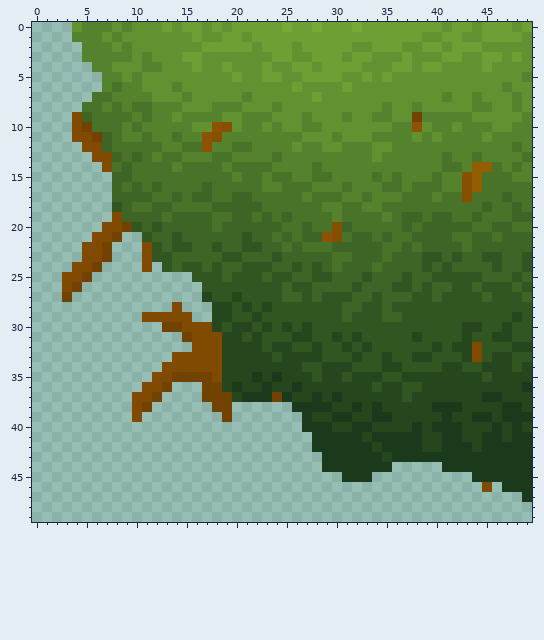
A pixel-art sprite gets an edit: resources/sprites/tiles/obstacles/yellowTree/bl.png. Above: the version before the commit.
The file is 50x50 pixels. Colours within 5 levels of each other are drawn and written as one.
The same view after the edit:
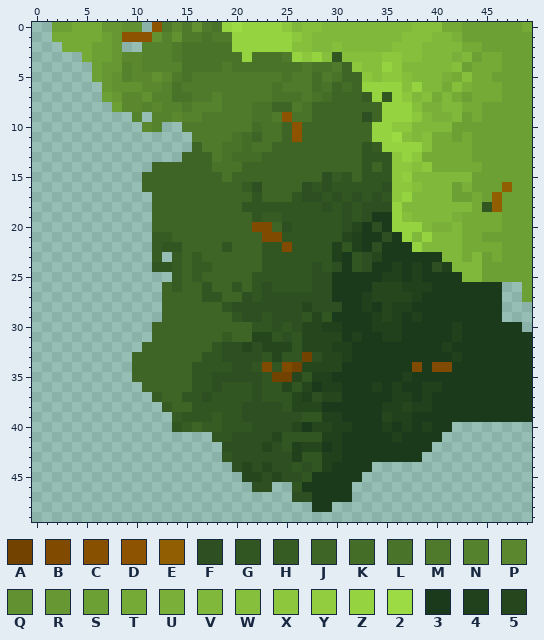
Palette (. is transparent): A #714200  B #804b00  C #874f00  D #8e5300  E #915e02  F #2d4f21  G #325622  H #375c23  J #3e6525  K #446d28  L #497329  M #4f792b  N #55822d  P #5b882e  Q #619130  R #669732  S #6da034  T #75aa37  U #7ab039  V #80b83b  W #86bf3c  X #8dc73e  Y #91cd3f  Z #96d341  2 #9cdb43  3 #1b391b  4 #21411d  5 #26471e
What changed:
Changed rows in their new state; - is an unchanged pixel.
first column x 2:
 0 SSTTTRRQ-.DMPMQMLZ2ZZZZXVWWVVVVVVVVVWWWTT-S---ST
 1 TTTTTSRDDD-N-MMLMMZZZZZZXWVVVVVVVVVWWWVVUSS----S
 2 -TTTSSR..NNNMLLLLLZZZZZZWWVVWVVVVVWWWVVVVTTSSSSS
 3 ---TSSRPP-NNMLLLLLLZLLLMZXZWGWWWWXXWWVVVUVSTTS-S
 4 ----SRRNP--NNLLLLMLLLLLLLMLLMJXWWZXVVVVVWSTTTSSS
 5 ----SRQNPP-PMLMMMMMMMMMLMMKMLJJXWXXWVVVUTWTTSSSS
 6 -----RQQQPPNLMMMMMMMMMLMMMKLJKJZZZZWZVVTWUTTTSSS
 7 ----.SRPPQNNLLMMNMMMMMLLLMLKJJJHZGZXVWTVTSTTTSSS
 8 ---...SPPNP--MNN-MMMLLJJMLJJJJJJJZZZWUUVVTTSSSSS
 9 --......-.--P--MMMMMLLMDLLJJJJJFJZZZXVUUVSTSSSSS
10 --.......P-..MMMMMMMKLLJDJJJJJJJZZXXVVVVSSSSSSSS
11 --............MMMMLKJLLJDJJJJJJJZZ2WVWTTSTSSSSSS
12 ---...........JMML-KLLJJJJJJJJJGHZZZZWTTTTSSSSSS
13 ----.........JJJM-KKKJJJJJJJJJJGGGXZXTTTTTSSSSSS
14 -----.....JJJJJJ-L-JJJJJJJJJJJJGJGXXWXTTTTTSSSSS
15 ------...JJJJJJJJ-JJJJJJJJJFHGJGGGXYVVVVVVSSSSSS
16 ------...J-JJJJ-JJJHFJJJJFGFGGGGGFXXWVVVSUSSSESS
17 ------....JJ-J--JJ--GJJJGFFGFGFGFGXZVVVVSSTSESSS
18 ------....--JJJJ---GGGGGGGGFGFGFFFZVVVVVVVTGESSS
19 ------....-J----JJ--GHHGGGGGGFGF33ZWVVVVUTTTTSSS
20 -----.....J-----J---BB-FGGGGGF53F3ZZZVUUVTTTTSSS
21 ----...--.HHJ------J-BBGGGGGG5433F3ZVZVVVTTSSSSS
22 ---...---.HG-J--JG-JJGGBGGGG4G43F333ZVVVVTTTTSSS
23 ---...---.H.H-H--JJ--G-GGGGG43GF5333333VVTVSTSSS
24 --...----.G-HJHHJ--JJ-GG-GFGF3GF334343F4VVVSSSSS
25 -...--------HJHJJ-JJ-G--GGFF3333344343333VVSSSSS
26 -..--------JHJJ-JJ-J-F-G--FF33335554443333333..S
27 -.---------JJJJG-JJF-FFFFFFF33345555433333333..S
28 -----------JJJJJJGFFFFFFF5FFF3343544333333333...
29 ---------..JJJJJJJ-FF-FFF-5-33334543433333333...
30 ----------JJJJJJJJJJ-GFGF-544333444333334333333.
31 ----------JJJJJJJHJJ-5-FG-55-3433443333343333333
32 ---------JJJJJJJGFF-F5---5-544333333333433333333
33 --------JJJJJJJGGFFFFG5GGAF554333333333343333333
34 --------JJJJJJGGGGFFGBGBA55--3333333B3BB33333333
35 --------JJJJJJGGFFFFFGAA-G4433333334333333333333
36 ---------JJJJJGGFGGGFGG-G-344333434334433333333-
37 --------..HJJGGFGGGGFGGG-4F-533333443433333--333
38 --------..-HJJGGGGGFFFFG555-33-3-44-44---3333--3
39 --------.---HGGGHGGFFFFFFGG44-33-544333-33--3---
40 ------------GHJHHGGGFFFF5-5544--3434-4--........
41 ----------------GGFFFF5GGGG44--3--4--33.........
42 -----------------FFFF5FG455-4---3----3..........
43 -----------------GFFFFFF4GG44----3---...........
44 ------------------F5F5FFGFG4----..-----.........
45 -------------------55F5FFG333--.----------......
46 --------------------FF--G33333-------------.-...
47 ------------------------FF3333-----------------.
48 --------------------------33--------------------
